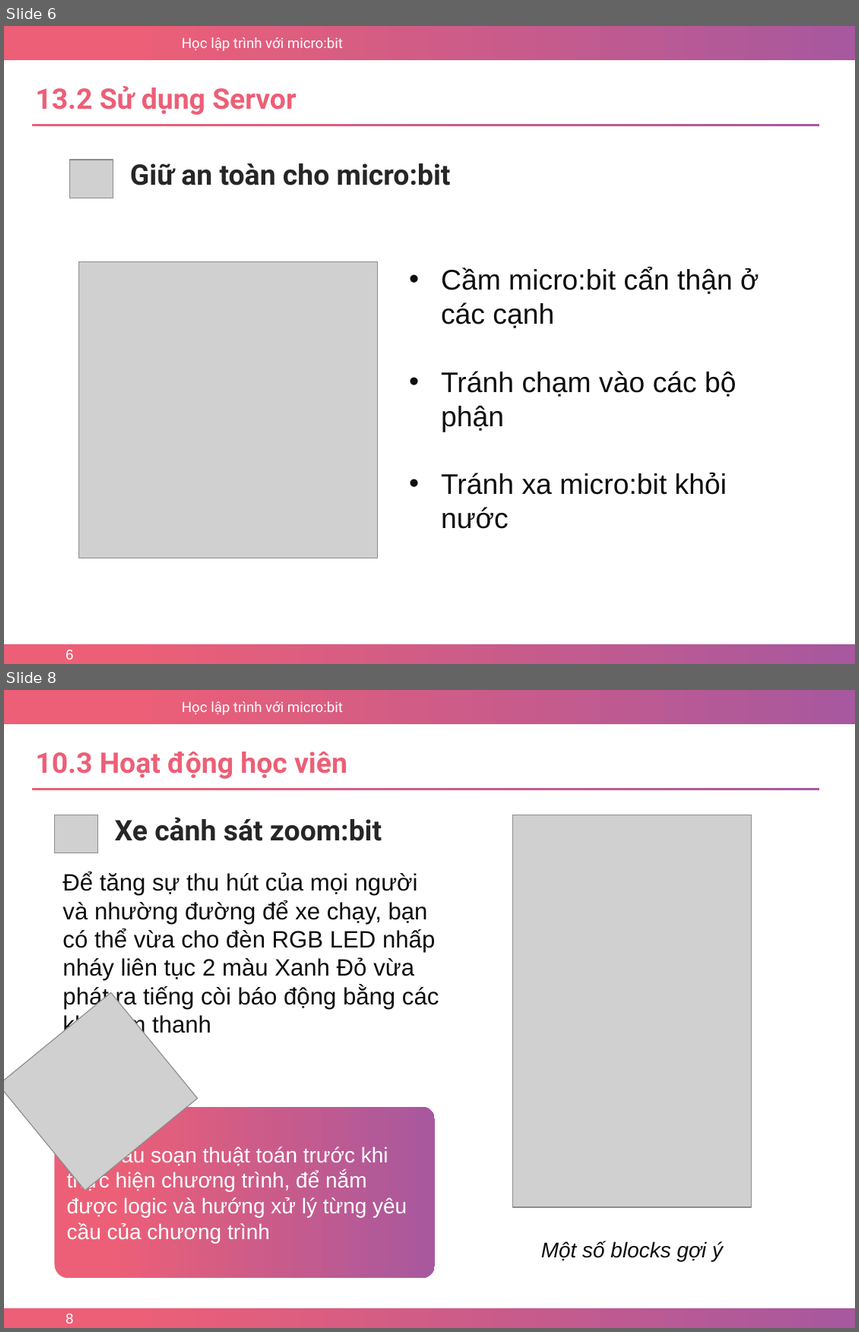
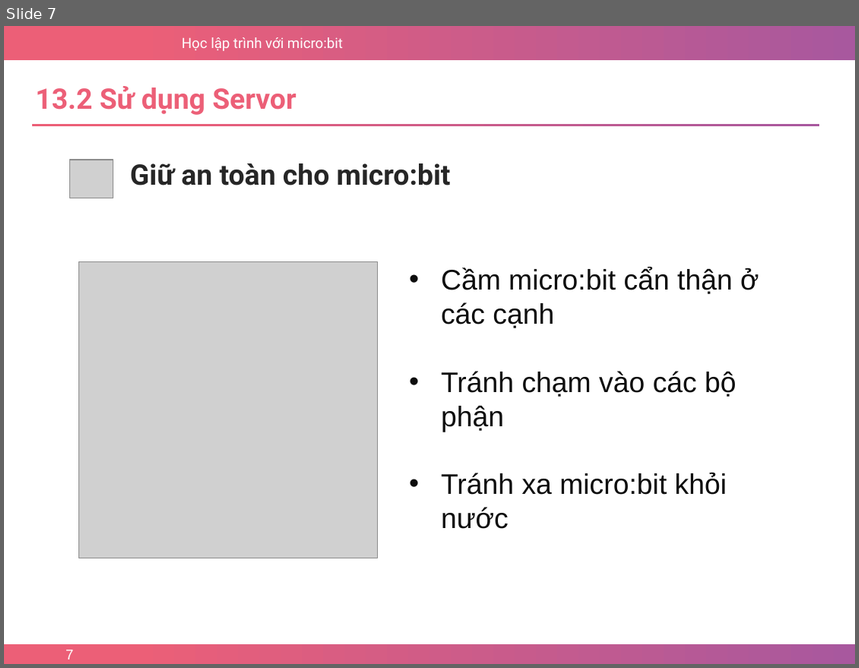
Before and after one commit to nhannn87dn/Learn-microbit, a slide deck: Lessions/Bai-15-Ultrasonic-Sensor/Bai-15-Ultrasonic-Sensor.pptx. Shown one above the other, each under a label of ours: slides 6 and 8 before the commit, slide 7 after it; the slides between them are not shown. The pictures are 859x1332 and 859x668 pixels, drawn with LibreOffice and Linux fonts; fonts in the diff are those of the drawing; grey boxes stand for pictures; background and template pictures are left out. Boxes give left, top, right and bottom in pixels: in the first picture for what was removed or moved away, otherwise in the second. Text is boxed around its words. In the diff, an @@ line names an element or a change of style, - is before the commit and + after.

```diff
--- a/Lessions/Bai-15-Ultrasonic-Sensor/Bai-15-Ultrasonic-Sensor.pptx
+++ b/Lessions/Bai-15-Ultrasonic-Sensor/Bai-15-Ultrasonic-Sensor.pptx
@@ slide 8 removed at (x1=4, y1=690, x2=855, y2=1328), background #FFFFFF; not listed: 3 template elements that a slide beside it also shows @@
@@ text removed at (x1=35, y1=752, x2=348, y2=779) @@
-10.3 Hoạt động học viên
@@ rectangle removed at (x1=32, y1=788, x2=819, y2=790) @@
@@ picture removed at (x1=54, y1=815, x2=97, y2=853) @@
@@ text removed at (x1=115, y1=817, x2=382, y2=841) @@
-Xe cảnh sát zoom:bit
@@ picture removed at (x1=513, y1=815, x2=751, y2=1208) @@
@@ text removed at (x1=63, y1=872, x2=439, y2=1035) @@
-Để tăng sự thu hút của mọi người và nhường đường để xe chạy, bạn có thể vừa cho đèn RGB LED nhấp nháy liên tục 2 màu Xanh Đỏ vừa phát ra tiếng còi báo động bằng các khối âm thanh
@@ picture removed at (x1=4, y1=993, x2=198, y2=1192) @@
@@ rounded rectangle removed at (x1=54, y1=1107, x2=435, y2=1278) @@
-Yêu cầu soạn thuật toán trước khi thực hiện chương trình, để nắm được logic và hướng xử lý từng yêu cầu của chương trình
@@ text removed at (x1=541, y1=1241, x2=723, y2=1262) @@
-Một số blocks gợi ý
@@ page number removed at (x1=66, y1=1314, x2=73, y2=1324) @@
-8
@@ what was slide 6 is now slide 7 @@
@@ page number at (x1=66, y1=650, x2=73, y2=660): text changed @@
-6
+7
```
Also in this commit, not shown: 1 slide changed, 7 slides added, 4 other slides removed, 1 other file.
